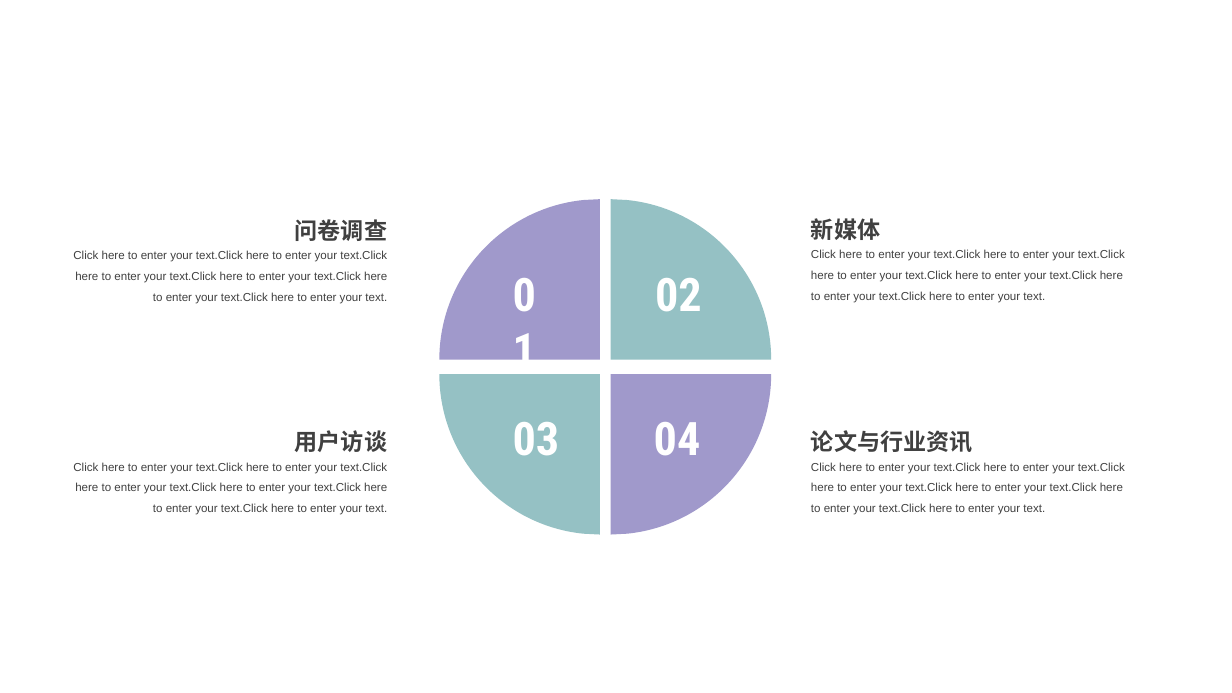
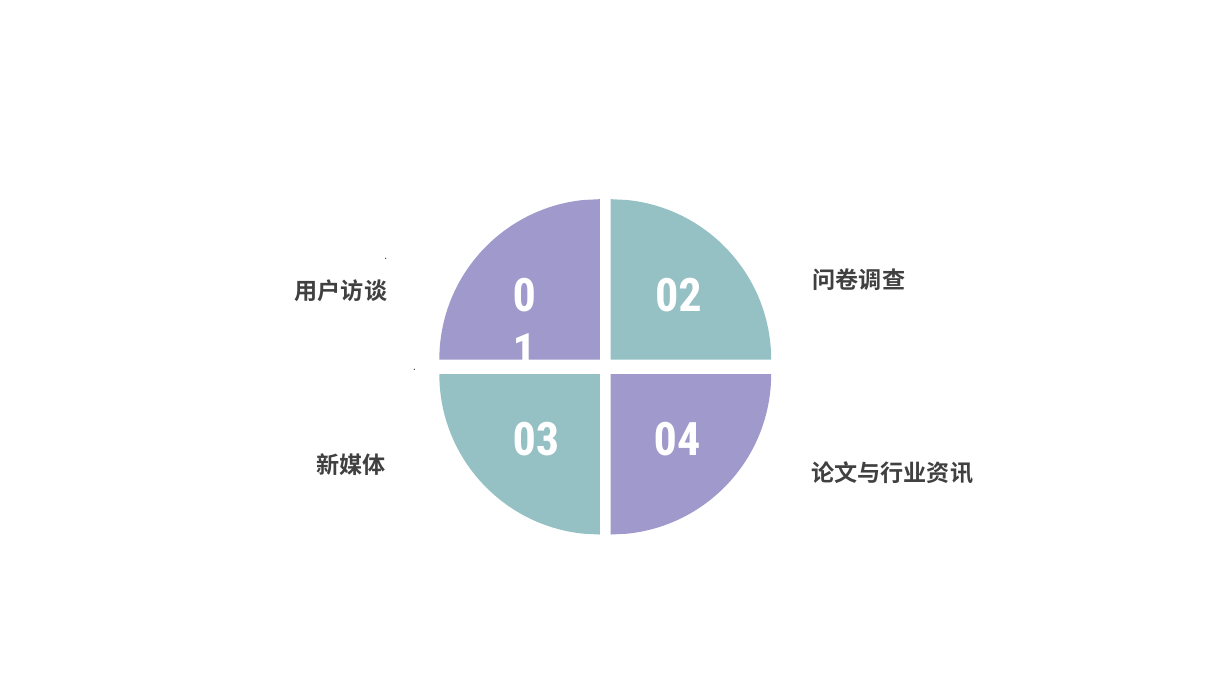
Before and after one commit to peijiawen98/TLK_1107, a slide deck: slide 10 of 电子词典需求分析.pptx (slide 11 before the commit). Drawn at 1232x693 pixels with LibreOffice and Linux fonts; fonts in the diff are those of the drawing. Boxes give left, top, right and bottom in pixels: in the first picture for what was removed or moved away, otherwise in the second. Text is boxed around its words. In the diff, an @@ line names an element or a change of style, - is before the commit and + after.

```diff
--- a/电子词典需求分析.pptx
+++ b/电子词典需求分析.pptx
@@ text at (x1=73, y1=250, x2=387, y2=304): text changed @@
-Click here to enter your text.Click here to enter your text.Click here to enter your text.Click here to enter your text.Click here to enter your text.Click here to enter your text.
+.
@@ text "问卷调查" moved from (x1=295, y1=219, x2=387, y2=241) to (x1=813, y1=268, x2=905, y2=290) @@
@@ text removed at (x1=811, y1=249, x2=1125, y2=303) @@
-Click here to enter your text.Click here to enter your text.Click here to enter your text.Click here to enter your text.Click here to enter your text.Click here to enter your text.
@@ text "用户访谈" moved from (x1=295, y1=430, x2=387, y2=452) to (x1=295, y1=279, x2=387, y2=301) @@
@@ text "新媒体" moved from (x1=811, y1=218, x2=880, y2=240) to (x1=317, y1=453, x2=386, y2=475) @@
@@ text removed at (x1=73, y1=462, x2=387, y2=515) @@
-Click here to enter your text.Click here to enter your text.Click here to enter your text.Click here to enter your text.Click here to enter your text.Click here to enter your text.
@@ text "论文与行业资讯" moved from (x1=811, y1=430, x2=973, y2=452) to (x1=811, y1=461, x2=973, y2=483) @@
@@ text removed at (x1=811, y1=462, x2=1125, y2=515) @@
-Click here to enter your text.Click here to enter your text.Click here to enter your text.Click here to enter your text.Click here to enter your text.Click here to enter your text.
```
Also in this commit, not shown: 1 slide added.
